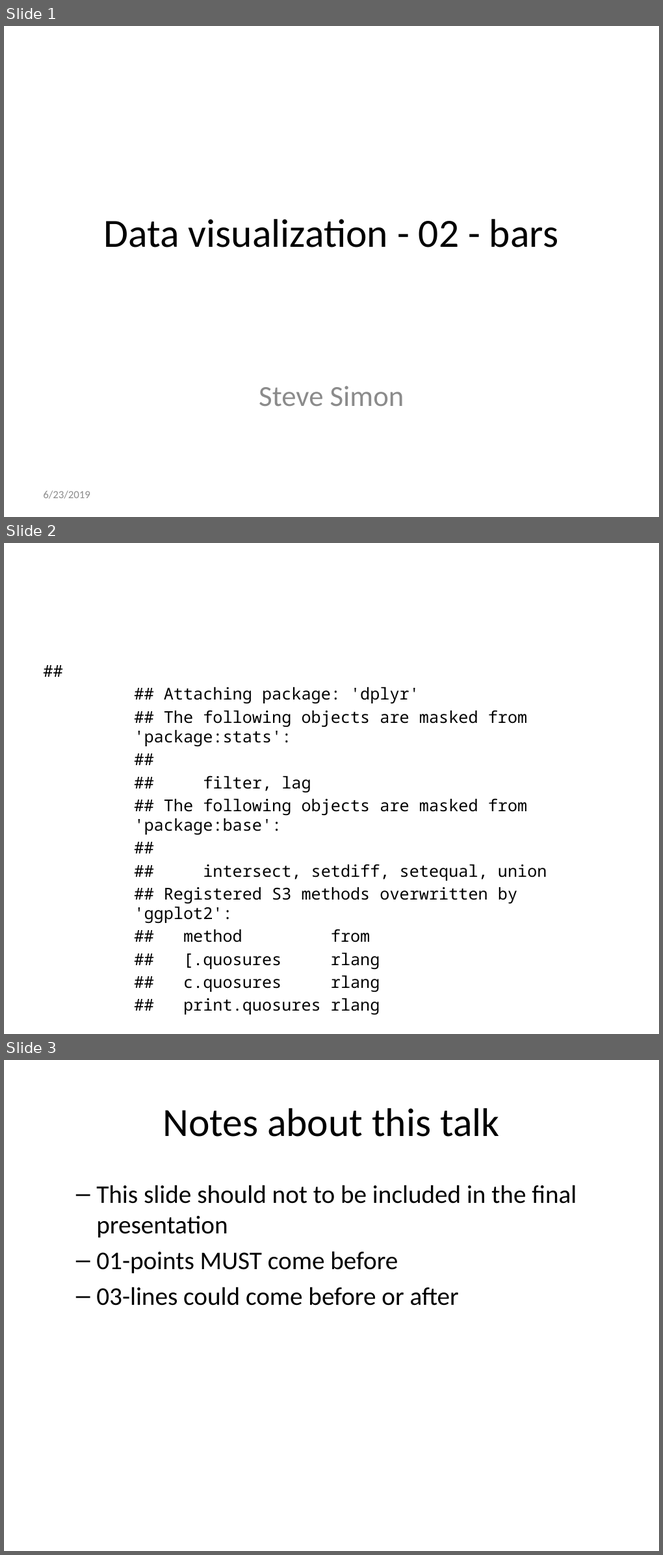
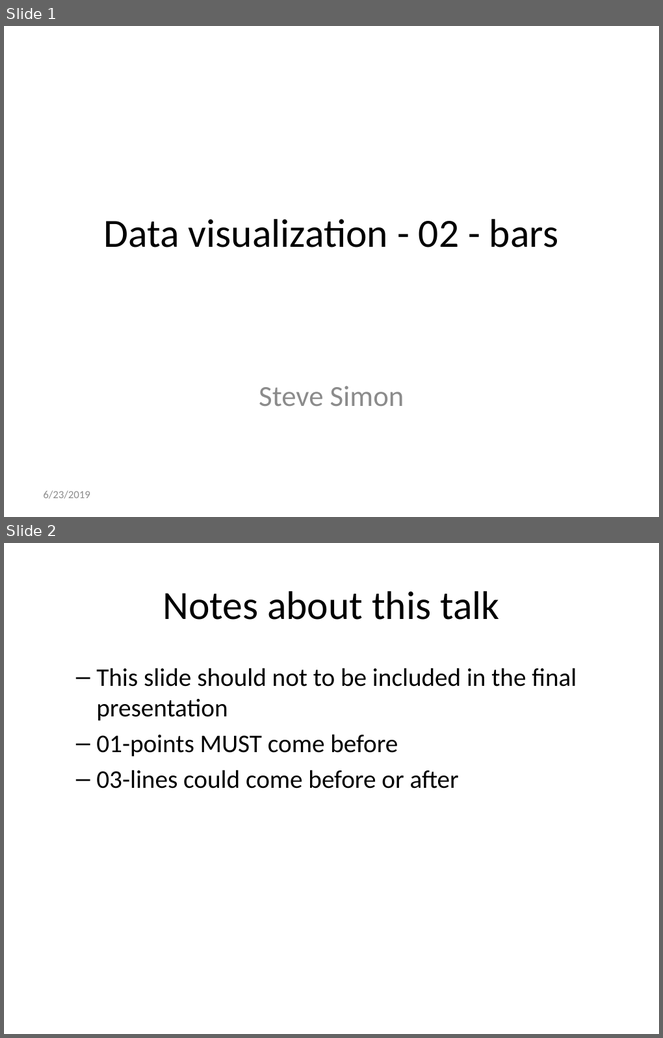
Before and after one commit to pmean/data-visualization, a slide deck: src/data-visualization-02-bars.pptx. Shown one above the other, each under a label of ours: slides 1, 2 and 3 before the commit, slides 1 and 2 after it. The pictures are 663x1555 and 663x1038 pixels, drawn with LibreOffice and Linux fonts; fonts in the diff are those of the drawing. Boxes give left, top, right and bottom in pixels: in the first picture for what was removed or moved away, otherwise in the second. Text is boxed around its words. In the diff, an @@ line names an element or a change of style, - is before the commit and + after.

```diff
--- a/src/data-visualization-02-bars.pptx
+++ b/src/data-visualization-02-bars.pptx
@@ slide 2 removed at (4,543,659,1034), background #FFFFFF @@
@@ text removed at (134,687,547,992) @@
-##
-## Attaching package: 'dplyr'
-## The following objects are masked from 'package:stats':
-##
-## filter, lag
-## The following objects are masked from 'package:base':
-##
-## intersect, setdiff, setequal, union
-## Registered S3 methods overwritten by 'ggplot2':
-## method from
-## [.quosures rlang
-## c.quosures rlang
-## print.quosures rlang
@@ what was slide 3 is now slide 2 @@
```
Also in this commit, not shown: 3 slides changed, 7 slides added, 3 other files.
